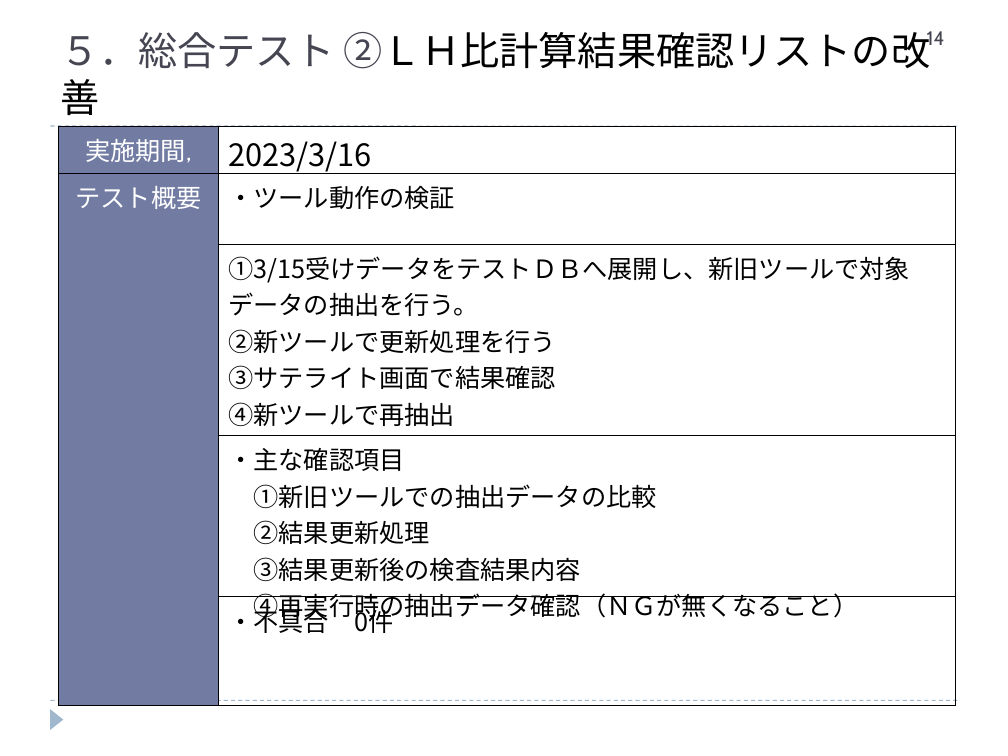
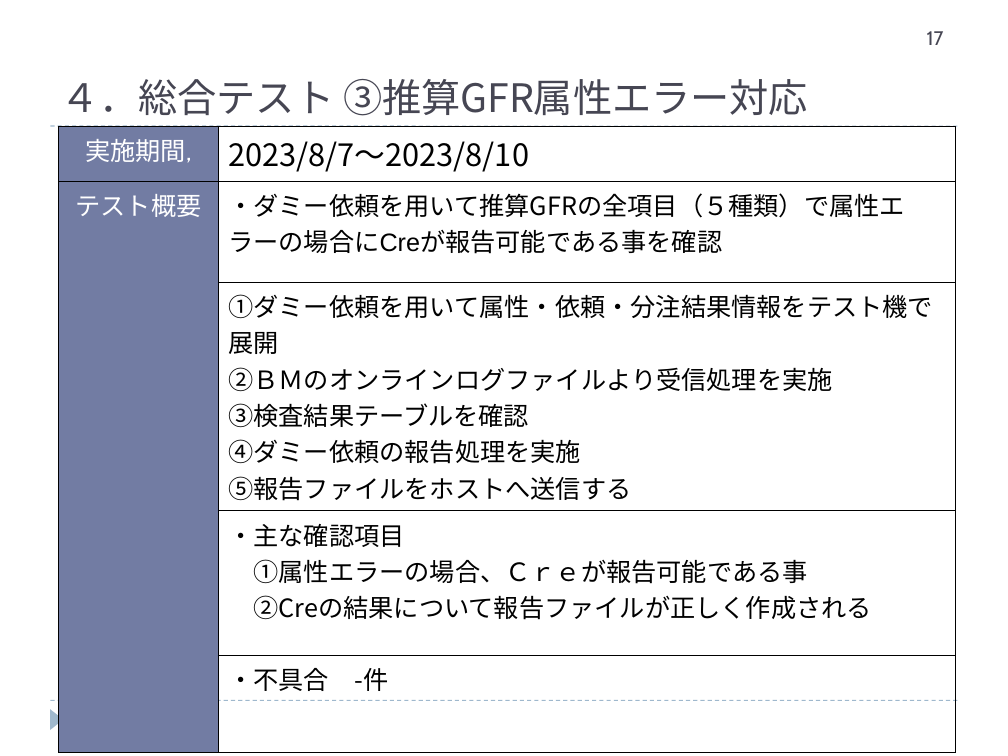
Before and after one commit to hanyutatsuya/Chemistory, a slide deck: slide 17 of 次期システム対応/レビュー2/ケミストリー次期先行対応_20230807.ppt (slide 14 before the commit). Drawn at 1008x756 pixels with LibreOffice and Linux fonts; fonts in the diff are those of the drawing. Boxes give left, top, right and bottom in pixels: in the first picture for what was removed or moved away, otherwise in the second. Text is boxed around its words. In the diff, an @@ line names an element or a change of style, - is before the commit and + after.

```diff
--- a/次期システム対応/レビュー2/ケミストリー次期先行対応_20230807.ppt
+++ b/次期システム対応/レビュー2/ケミストリー次期先行対応_20230807.ppt
@@ page number at [927,31,944,45]: text changed @@
-14
+17
@@ text at [60,79,808,116]: text changed; font Arial to Noto Sans CJK JP; text colour #000000 to #464653 @@
-５．総合テスト ②ＬＨ比計算結果確認リストの改善
+４．総合テスト ③推算GFR属性エラー対応
@@ table at [58,126,955,708] @@
-row 1, column 2: 2023/3/16
+row 1, column 2: 2023/8/7～2023/8/10
-row 2, column 2: ・ツール動作の検証
+row 2, column 2: ・ダミー依頼を用いて推算GFRの全項目（５種類）で属性エラーの場合にCreが報告可能である事を確認
-row 3, column 2: ①3/15受けデータをテストＤＢへ展開し、新旧ツールで対象データの抽出を行う。 / ②新ツールで更新処理を行う / ③サテライト画面で結果確認 / ④新ツールで再抽出
+row 3, column 2: ①ダミー依頼を用いて属性・依頼・分注結果情報をテスト機で展開 / ②ＢＭのオンラインログファイルより受信処理を実施 / ③検査結果テーブルを確認 / ④ダミー依頼の報告処理を実施 / ⑤報告ファイルをホストへ送信する
-row 4, column 2: ・主な確認項目 / ①新旧ツールでの抽出データの比較 / ②結果更新処理 / ③結果更新後の検査結果内容 / ④再実行時の抽出データ確認（ＮＧが無くなること）
+row 4, column 2: ・主な確認項目 / ①属性エラーの場合、Ｃｒｅが報告可能である事 / ②Creの結果について報告ファイルが正しく作成される
-row 5, column 2: ・不具合 0件
+row 5, column 2: ・不具合 -件
```
Also in this commit, not shown: 4 other slides changed, 3 slides added, 33 other files.
